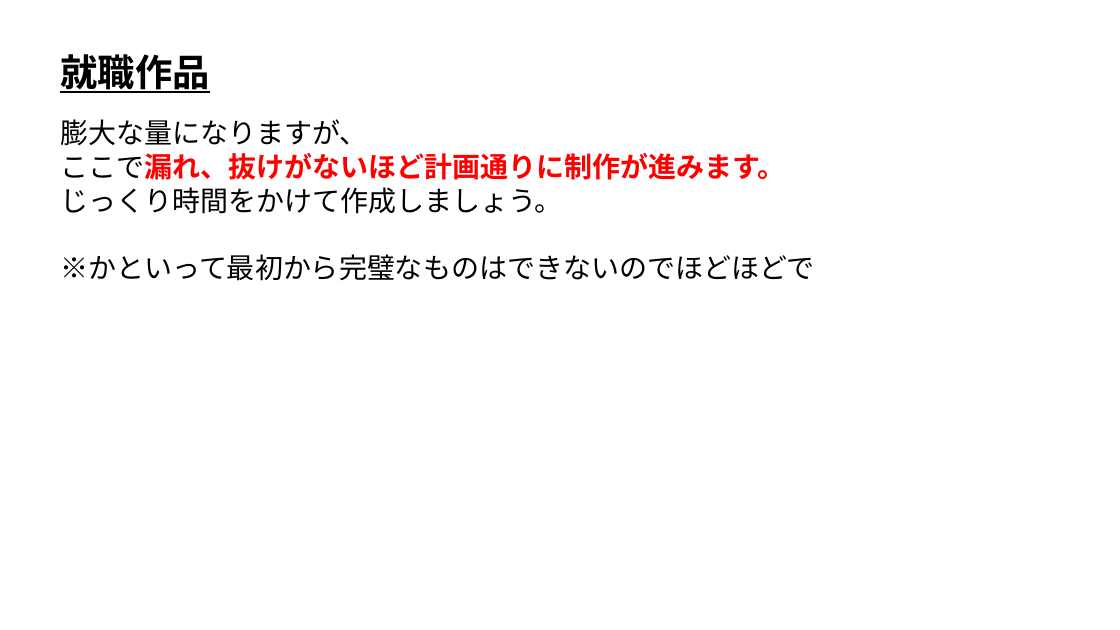
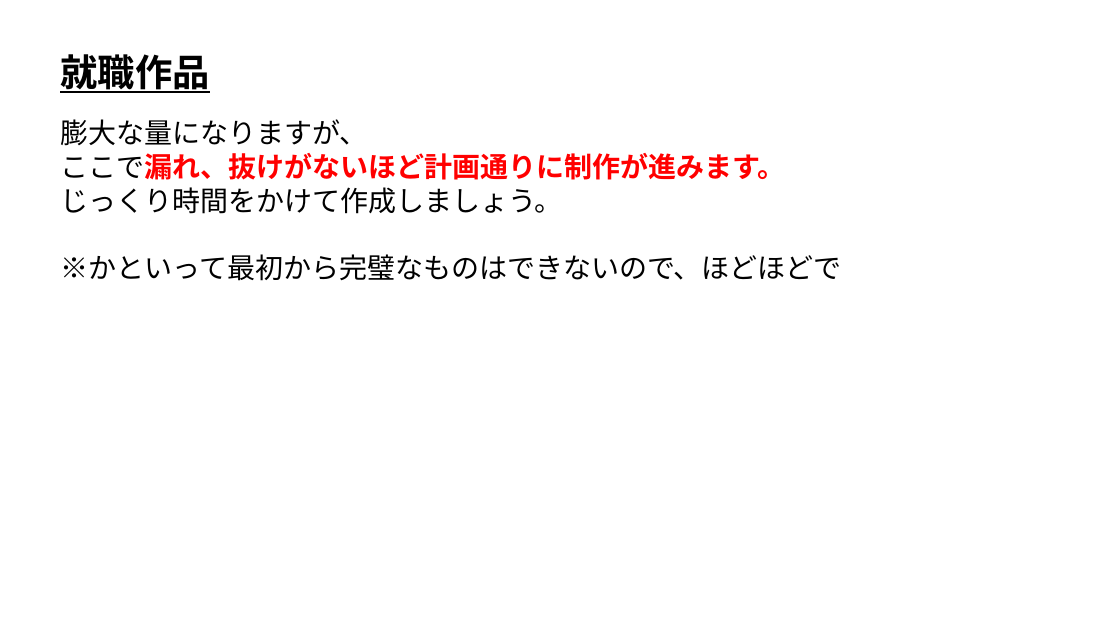
Before and after one commit to ArakiYusuke-Ohara/Textbook, a slide deck: slide 8 of ゲーム科2年/00_前期/ゲーム開発Ⅱ/01_就職作品.pptx. Drawn at 1120x630 pixels with LibreOffice and Linux fonts; fonts in the diff are those of the drawing. Boxes give left, top, right and bottom in pixels: in the first picture for what was removed or moved away, otherwise in the second. Text is boxed around its words. In the diff, an @@ line names an element or a change of style, - is before the commit and + after.

```diff
--- a/ゲーム科2年/00_前期/ゲーム開発Ⅱ/01_就職作品.pptx
+++ b/ゲーム科2年/00_前期/ゲーム開発Ⅱ/01_就職作品.pptx
@@ text at (x1=60, y1=254, x2=841, y2=281): text changed @@
-※かといって最初から完璧なものはできないのでほどほどで
+※かといって最初から完璧なものはできないので、ほどほどで
```
Also in this commit, not shown: 1 slide added.
